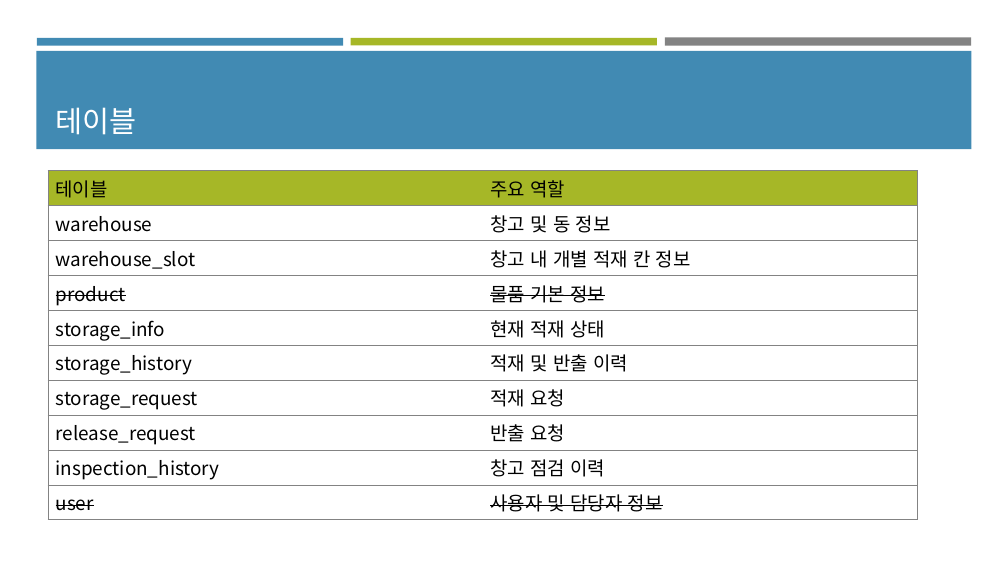
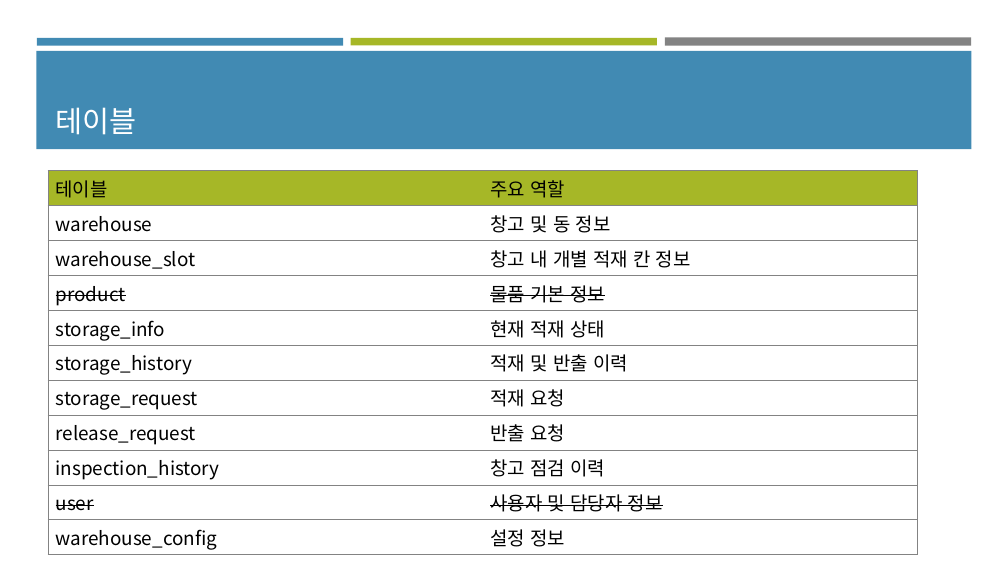
Before and after one commit to mkim0203/yolo_mini_project, a slide deck: slide 12 of 창고관리.pptx. Drawn at 1008x567 pixels with LibreOffice and Linux fonts; fonts in the diff are those of the drawing. Boxes give left, top, right and bottom in pixels: in the first picture for what was removed or moved away, otherwise in the second. Text is boxed around its words. In the diff, an @@ line names an element or a change of style, - is before the commit and + after.

```diff
--- a/창고관리.pptx
+++ b/창고관리.pptx
@@ table at (48, 171, 918, 554) @@
+row 11: warehouse_config | 설정 정보
```
Also in this commit, not shown: 1 other slide changed, 4 other files.
